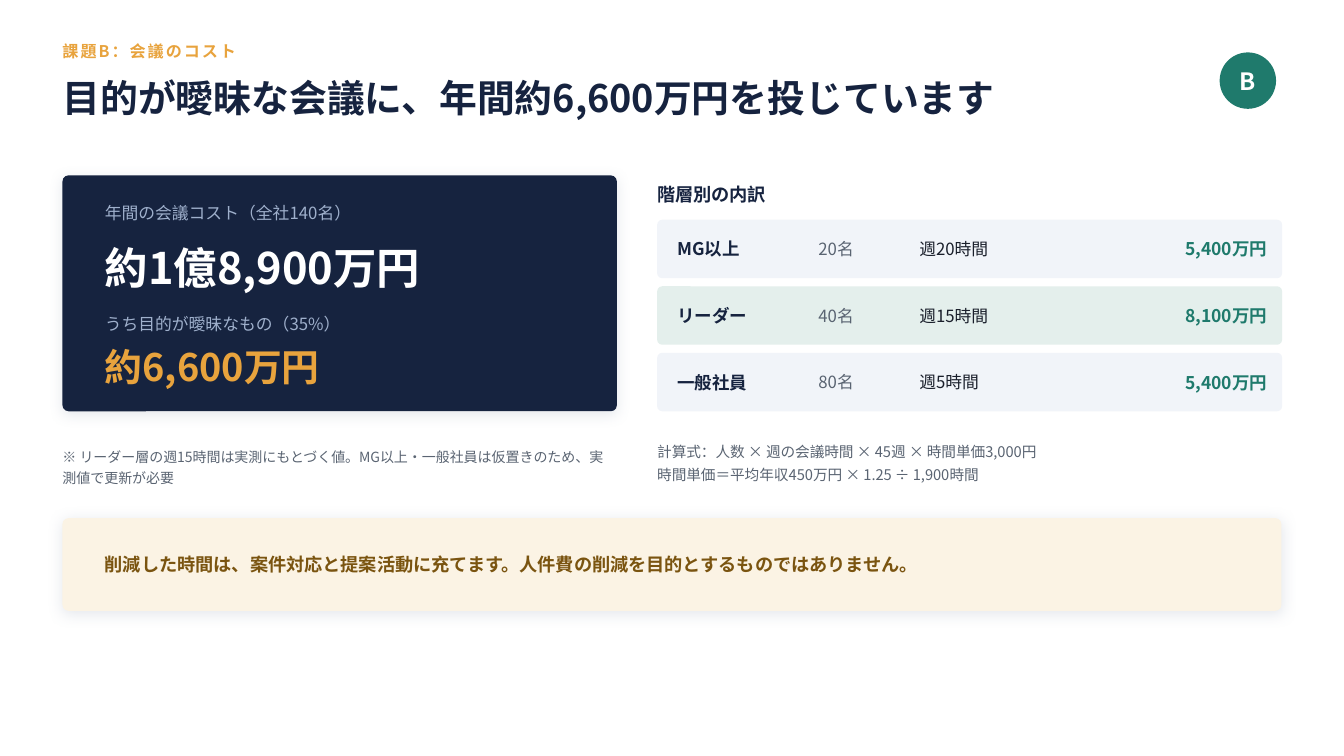
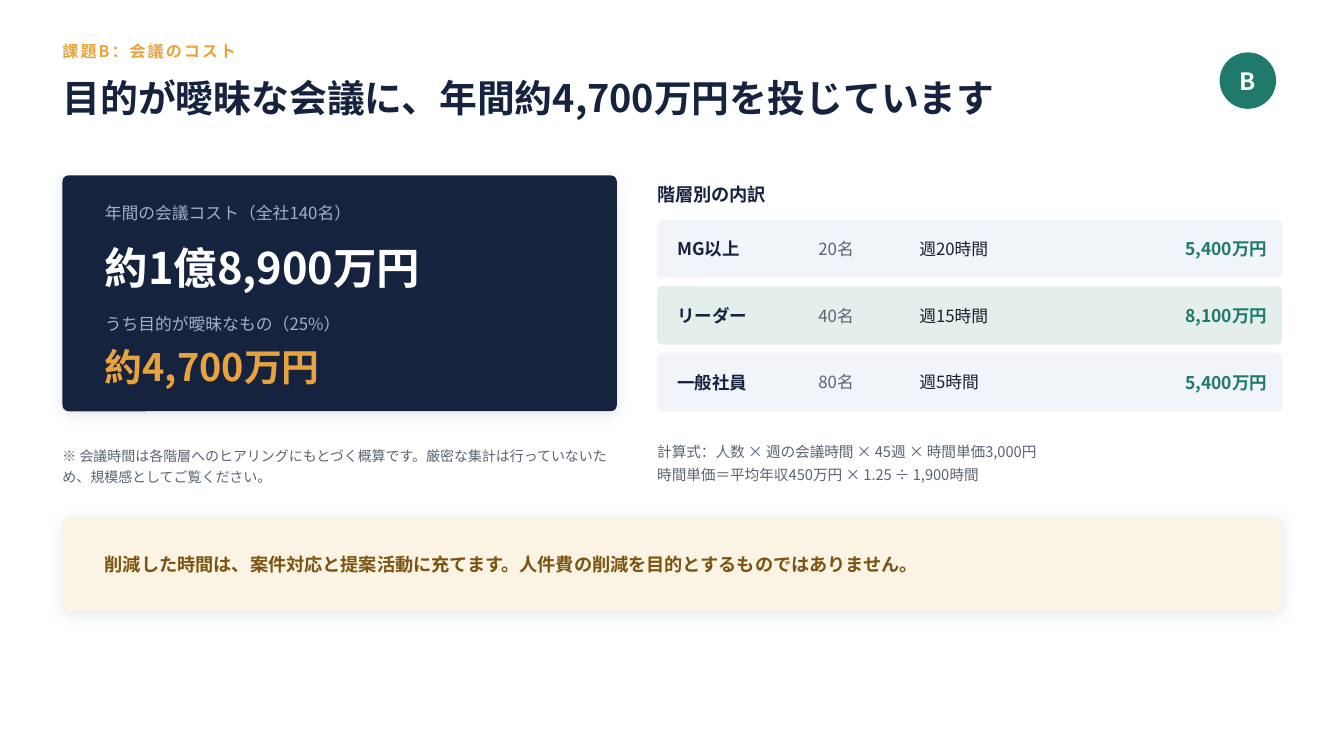
Before and after one commit to nii-d/claude-test, a slide deck: slide 9 of slides/notion-proposal.pptx. Drawn at 1344x756 pixels with LibreOffice and Linux fonts; fonts in the diff are those of the drawing. Boxes give left, top, right and bottom in pixels: in the first picture for what was removed or moved away, otherwise in the second. Text is boxed around its words. In the diff, an @@ line names an element or a change of style, - is before the commit and + after.

```diff
--- a/slides/notion-proposal.pptx
+++ b/slides/notion-proposal.pptx
@@ text at [62,79,994,120]: text changed @@
-目的が曖昧な会議に、年間約6,600万円を投じています
+目的が曖昧な会議に、年間約4,700万円を投じています
@@ text at [105,316,341,332]: text changed @@
-うち目的が曖昧なもの（35%）
+うち目的が曖昧なもの（25%）
@@ text at [105,349,320,389]: text changed @@
-約6,600万円
+約4,700万円
@@ text at [62,449,607,483]: text changed @@
-※ リーダー層の週15時間は実測にもとづく値。MG以上・一般社員は仮置きのため、実測値で更新が必要
+※ 会議時間は各階層へのヒアリングにもとづく概算です。厳密な集計は行っていないため、規模感としてご覧ください。
```
Also in this commit, not shown: 8 other slides changed, 3 other files.
